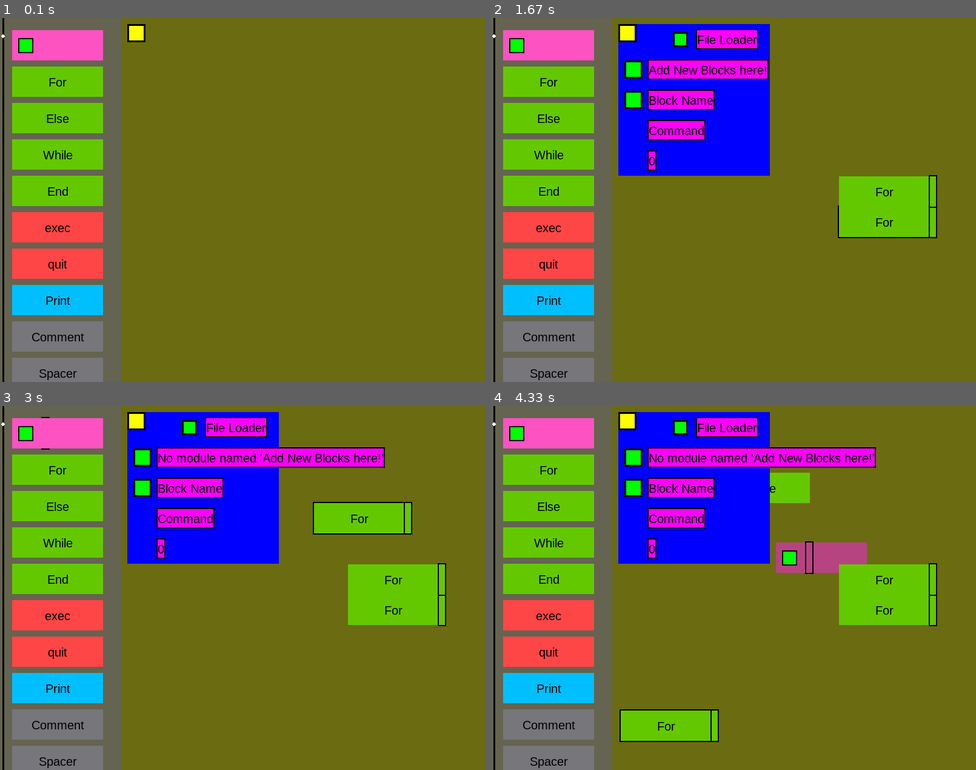
Above: before the commit, frames 1-4 (two rows, left to right).
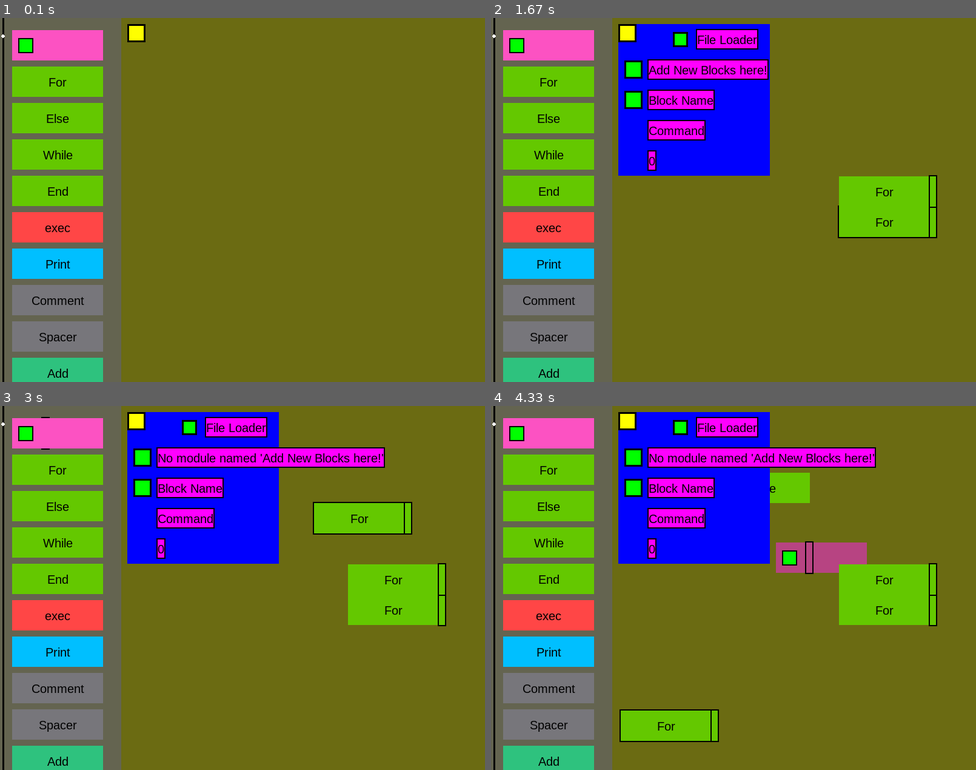
Above: after the commit, the same moments.

Repository: wsadzanie2/PyBlockCode
Game: pygame game, started from main.py
Two runs of this game, one before a commit and one after it. Both use one fixed random seed, a clock stepped at 60 frames per second and the inputs below.
Inputs (mouse positions are in pixels of both pictures, inside the frame that each line leads up to):
- Up to frame 1 (0.1 s): no input
- Up to frame 2 (1.67 s): click (626, 32) at 0.38 s; click "Add New Blocks here!" at 0.72 s; click (549, 83) at 1.05 s; press the mouse at (549, 83) at 1.37 s; move the mouse to (718, 138) at 1.47 s; release the mouse at (883, 192) at 1.6 s
- Up to frame 3 (3 s): press the mouse at (140, 456) at 1.7 s; move the mouse to (194, 588) at 1.8 s; release the mouse at (247, 722) at 1.93 s; click (58, 435) at 2.05 s; press the mouse at (189, 486) at 2.37 s; move the mouse to (242, 471) at 2.47 s; release the mouse at (291, 453) at 2.6 s; press the mouse at (58, 471) at 2.7 s; move the mouse to (208, 493) at 2.8 s; release the mouse at (358, 518) at 2.93 s
- Up to frame 4 (4.33 s): press the mouse at (549, 435) at 3.03 s; move the mouse to (685, 493) at 3.13 s; release the mouse at (820, 558) at 3.27 s; press the mouse at (680, 486) at 3.37 s; move the mouse to (655, 595) at 3.47 s; release the mouse at (626, 704) at 3.6 s; press the mouse at (549, 507) at 3.7 s; move the mouse to (655, 497) at 3.8 s; release the mouse at (762, 486) at 3.93 s; press the mouse at (849, 518) at 4.03 s; move the mouse to (757, 620) at 4.13 s; release the mouse at (665, 726) at 4.27 s

The runs differ from the first frame. In frame 1, 4.5% of the frame differs, in the area x 2-22%, y 63-100%; in frame 2, 4.5%; in frame 3, 4.5%; in frame 4, 4.5%.

Commit message:
Added sys-blocks.py, and removed the quit function from Blocks.py

Diff:
--- a/Blocks.py
+++ b/Blocks.py
@@ -4,7 +4,6 @@
     {'color': (100, 200, 0), 'text': "While", 'command': 'while ', 'arguments': 1, 'tab_increase': 1},
     {'color': (100, 200, 0), 'text': "End", 'command': '', 'arguments': 0, 'tab_increase': -1},
     {'color': (255, 70, 70), 'text': "exec", 'command': 'exec', 'arguments': 1},
-    {'color': (255, 70, 70), 'text': "quit", 'command': 'exit', 'arguments': 1},
     {'color': (0, 191, 255), 'text': "Print", 'command': 'print', 'arguments': 1},
     {'color': (119, 118, 123), 'text': "Comment", 'command': '# ', 'arguments': 1},
     {'color': (119, 118, 123), 'text': "Spacer", 'command': '', 'arguments': 0},
--- /dev/null
+++ b/sys-blocks.py
@@ -0,0 +1,5 @@
+BLOCKS = [
+    {'color': (206, 147, 112), 'text': "SYS", 'command': 'import sys', 'arguments': 0, 'tab_increase': 0},
+    {'color': (206, 147, 112), 'text': "EXIT", 'command': 'sys.exit', 'arguments': 1, 'tab_increase':0},
+    {'color': (206, 147, 112), 'text': "Get current working directory", 'command': 'os.getcwd', 'arguments': 1, 'tab_increase': 0},
+    ]
